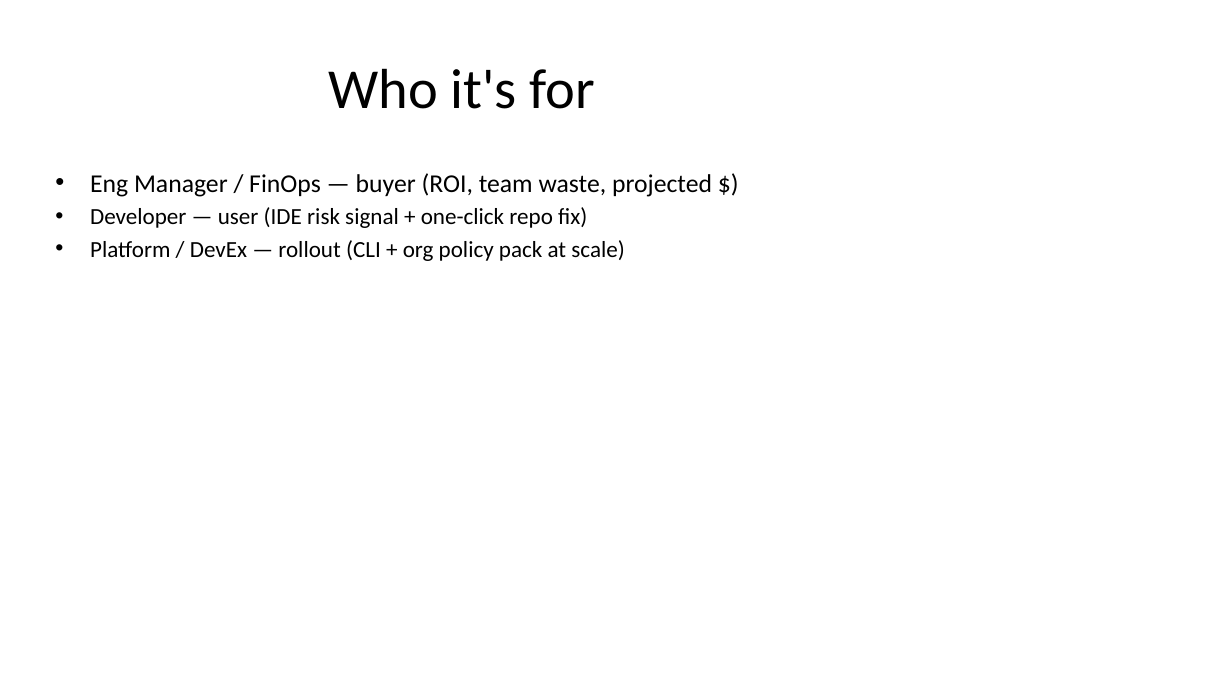
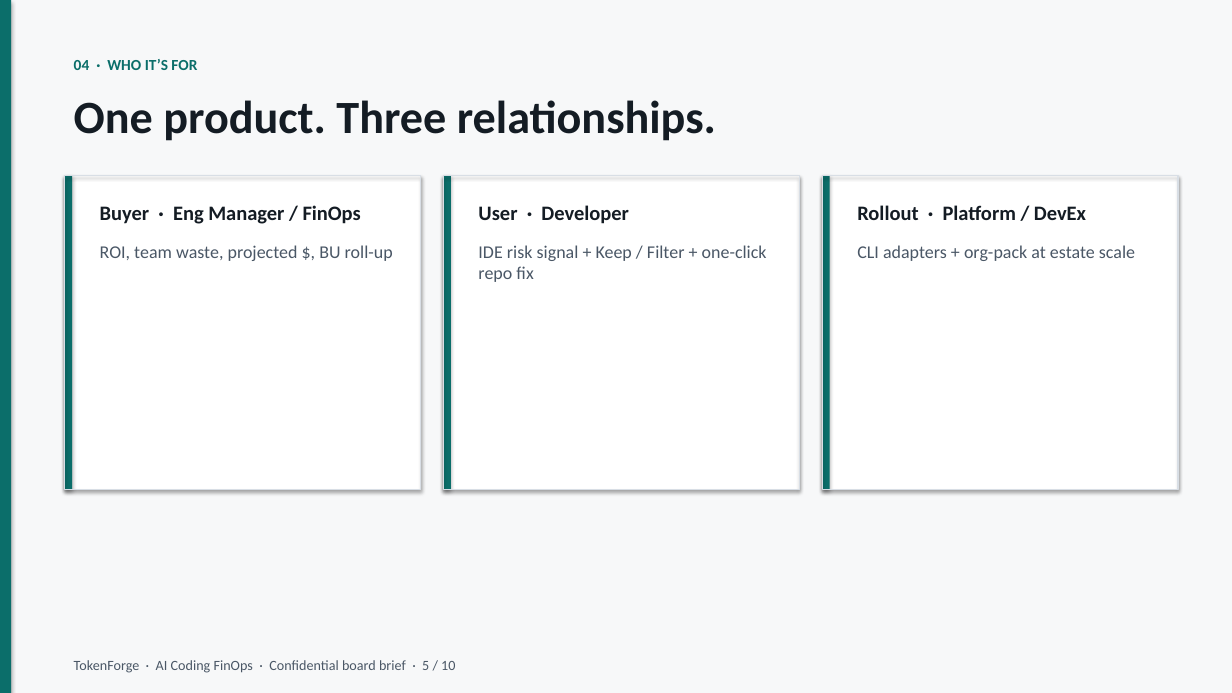
Before and after one commit to JordyNicholas/TokenForge, a slide deck: slide 5 of docs/pitch/TokenForge-Pitch.pptx. Drawn at 1232x693 pixels with LibreOffice and Linux fonts; fonts in the diff are those of the drawing. Boxes give left, top, right and bottom in pixels: in the first picture for what was removed or moved away, otherwise in the second. Text is boxed around its words. In the diff, an @@ line names an element or a change of style, - is before the commit and + after.

```diff
--- a/docs/pitch/TokenForge-Pitch.pptx
+++ b/docs/pitch/TokenForge-Pitch.pptx
@@ rectangle added at bbox=[0, 0, 1232, 693], fill #F7F8F9 @@
@@ rectangle added at bbox=[0, 0, 11, 693], fill #0B6E6A @@
@@ text "04 · WHO IT’S FOR" at bbox=[74, 59, 197, 70]: vertical alignment middle to top @@
@@ text at bbox=[74, 59, 197, 70]: text changed; size 44 to 12 pt; text colour #000000 to #0B6E6A; bold on @@
-Who it's for
+04 · WHO IT’S FOR
@@ text added at bbox=[74, 100, 716, 141], 36 pt, text #141C24, bold @@
+One product. Three relationships.
@@ rectangle added at bbox=[65, 176, 421, 490], fill #FFFFFF @@
@@ rectangle added at bbox=[65, 176, 72, 490], fill #0B6E6A @@
@@ rectangle added at bbox=[65, 176, 421, 490], outline #D8DEE5 1 pt @@
@@ text removed at bbox=[90, 173, 712, 261] @@
-• Eng Manager / FinOps — buyer (ROI, team waste, projected $)
-• Developer — user (IDE risk signal + one-click repo fix)
-• Platform / DevEx — rollout (CLI + org policy pack at scale)
@@ rectangle added at bbox=[444, 176, 799, 490], fill #FFFFFF @@
@@ rectangle added at bbox=[444, 176, 451, 490], fill #0B6E6A @@
@@ rectangle added at bbox=[444, 176, 799, 490], outline #D8DEE5 1 pt @@
@@ rectangle added at bbox=[823, 176, 1178, 490], fill #FFFFFF @@
@@ rectangle added at bbox=[823, 176, 830, 490], fill #0B6E6A @@
@@ rectangle added at bbox=[823, 176, 1178, 490], outline #D8DEE5 1 pt @@
@@ text added at bbox=[100, 205, 361, 224], 16 pt, text #141C24, bold @@
+Buyer · Eng Manager / FinOps
@@ text added at bbox=[478, 205, 628, 224], 16 pt, text #141C24, bold @@
+User · Developer
@@ text added at bbox=[857, 205, 1086, 220], 16 pt, text #141C24, bold @@
+Rollout · Platform / DevEx
@@ text added at bbox=[100, 245, 393, 261], 14 pt, text #4A5766 @@
+ROI, team waste, projected $, BU roll-up
@@ text added at bbox=[478, 245, 767, 282], 14 pt, text #4A5766 @@
+IDE risk signal + Keep / Filter + one-click repo fix
@@ text added at bbox=[857, 245, 1135, 261], 14 pt, text #4A5766 @@
+CLI adapters + org-pack at estate scale
@@ text added at bbox=[74, 660, 455, 673], 11 pt, text #4A5766 @@
+TokenForge · AI Coding FinOps · Confidential board brief · 5 / 10
```
Also in this commit, not shown: 8 other slides changed, 1 slide added, 1 slide removed, 3 other files.
